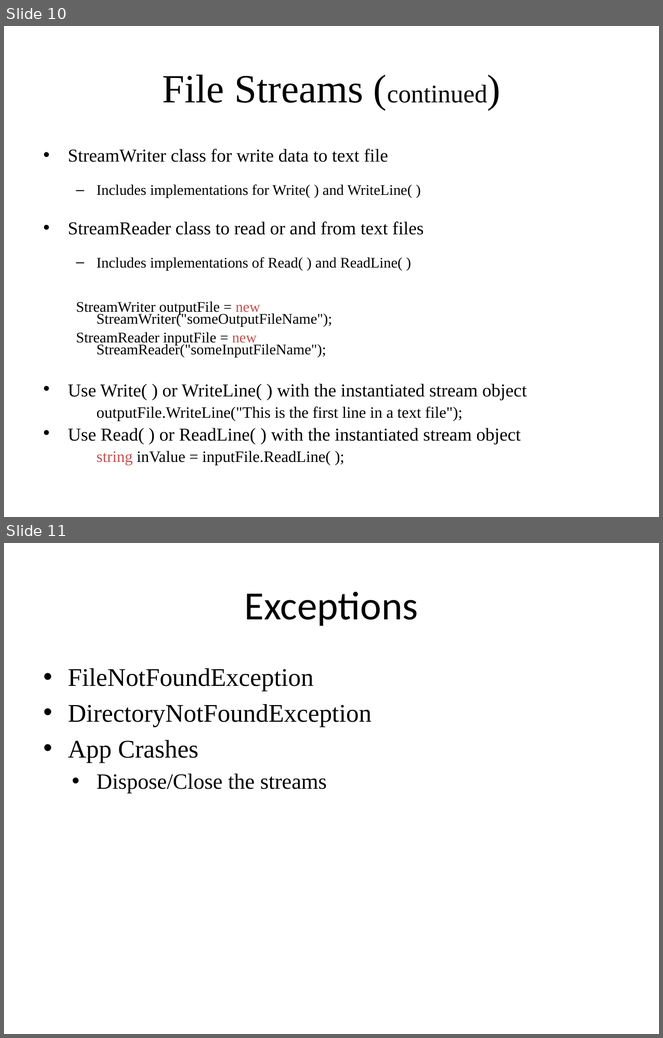
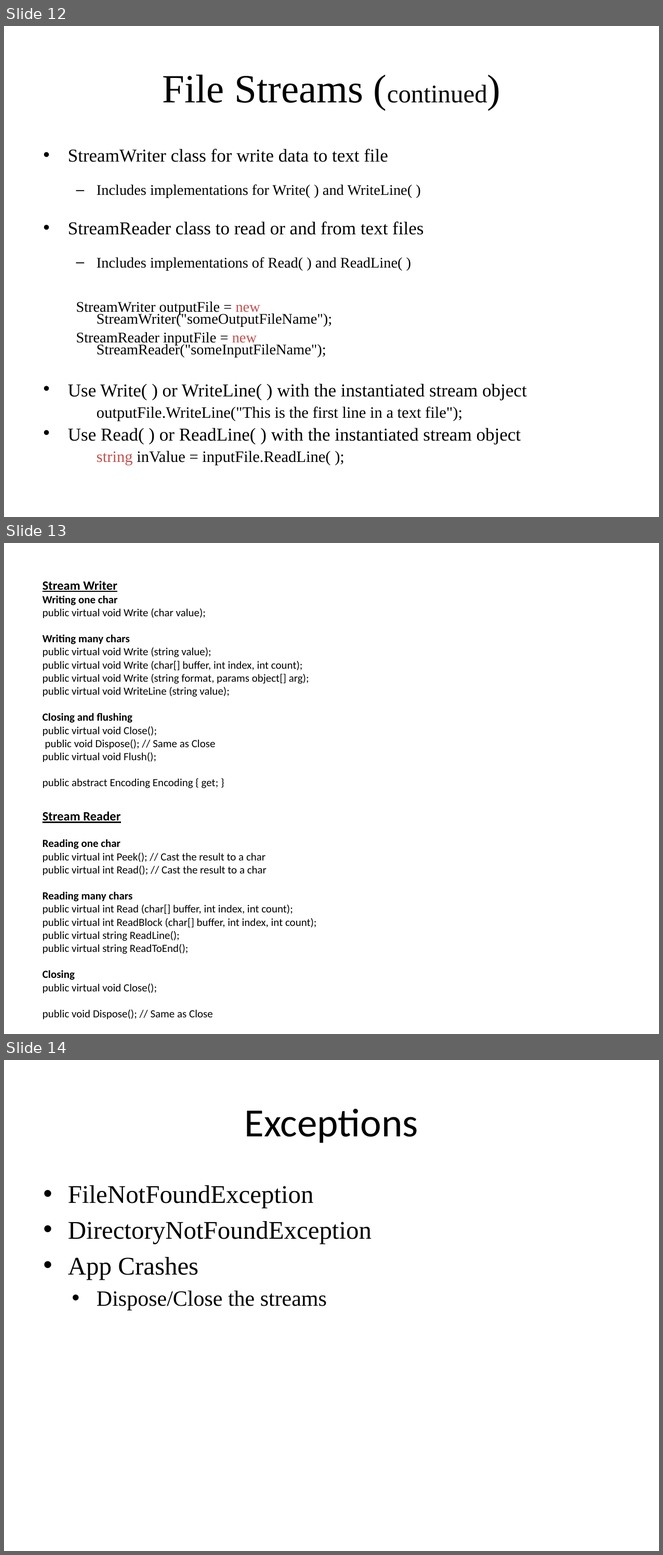
Before and after one commit to ctsxamarintraining/October15, a slide deck: Day2/Afternoon_FileIO/FileIO.pptx. Shown one above the other, each under a label of ours: slides 10 and 11 before the commit, slides 12, 13 and 14 after it. The pictures are 663x1038 and 663x1555 pixels, drawn with LibreOffice and Linux fonts; fonts in the diff are those of the drawing. Boxes give left, top, right and bottom in pixels: in the first picture for what was removed or moved away, otherwise in the second. Text is boxed around its words. In the diff, an @@ line names an element or a change of style, - is before the commit and + after.

```diff
--- a/Day2/Afternoon_FileIO/FileIO.pptx
+++ b/Day2/Afternoon_FileIO/FileIO.pptx
@@ slide 13 added at box(4, 543, 659, 1034), background #FFFFFF @@
@@ text added at box(42, 581, 309, 788), 12 pt, text #000000 @@
+Stream Writer
+Writing one char
+public virtual void Write (char value);
+Writing many chars
+public virtual void Write (string value);
+public virtual void Write (char[] buffer, int index, int count);
+public virtual void Write (string format, params object[] arg);
+public virtual void WriteLine (string value);
+Closing and flushing
+public virtual void Close();
+public void Dispose(); // Same as Close
+public virtual void Flush();
+public abstract Encoding Encoding { get; }
@@ text added at box(42, 811, 317, 1020), 12 pt, text #000000 @@
+Stream Reader
+Reading one char
+public virtual int Peek(); // Cast the result to a char
+public virtual int Read(); // Cast the result to a char
+Reading many chars
+public virtual int Read (char[] buffer, int index, int count);
+public virtual int ReadBlock (char[] buffer, int index, int count);
+public virtual string ReadLine();
+public virtual string ReadToEnd();
+Closing
+public virtual void Close();
+public void Dispose(); // Same as Close
@@ what was slide 10 is now slide 12 @@
@@ what was slide 11 is now slide 14 @@
```
Also in this commit, not shown: 2 other slides added, 1 other file.
